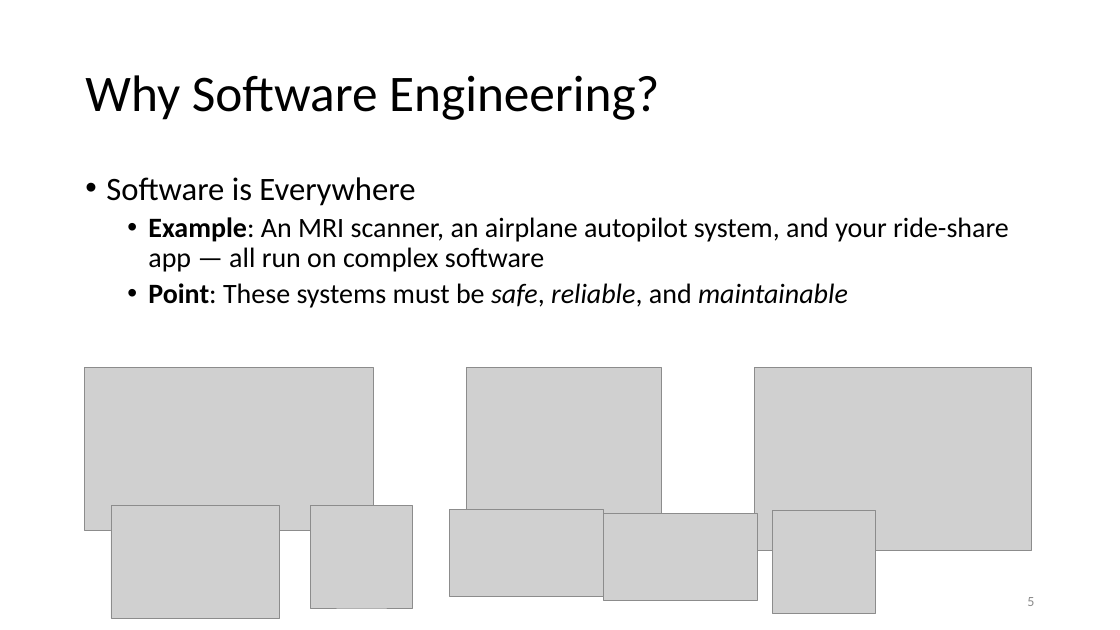
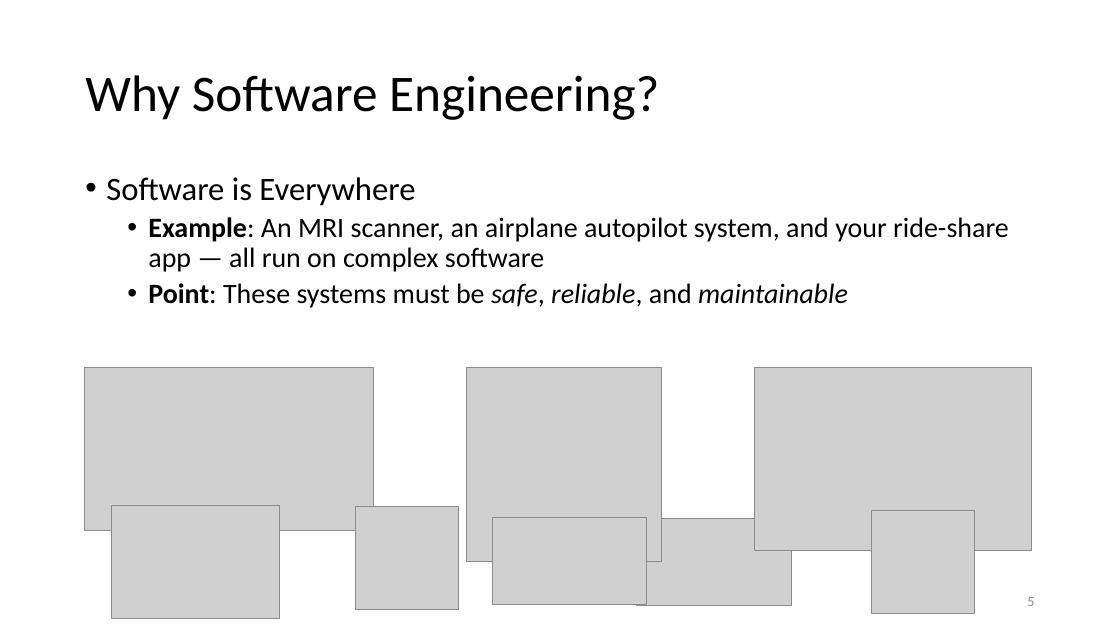
Before and after one commit to tongzhou80/cs6100, a slide deck: slide 5 of slides/Lecture1.pptx. Drawn at 1120x630 pixels with LibreOffice and Linux fonts; fonts in the diff are those of the drawing; grey boxes stand for pictures; background and template pictures are left out. Boxes give left, top, right and bottom in pixels: in the first picture for what was removed or moved away, otherwise in the second. Text is boxed around its words. In the diff, an @@ line names an element or a change of style, - is before the commit and + after.

```diff
--- a/slides/Lecture1.pptx
+++ b/slides/Lecture1.pptx
@@ picture: place and size @@
-picture at (311,506,413,608)
+picture at (355,507,458,609)
@@ picture: place and size @@
-picture at (604,513,758,600)
+picture at (492,518,646,604)
@@ picture: place and size @@
-picture at (450,509,604,597)
+picture at (636,518,791,606)
@@ picture: place and size @@
-picture at (773,511,875,613)
+picture at (872,511,975,613)
```
Also in this commit, not shown: 1 other slide changed, 6 slides added.
